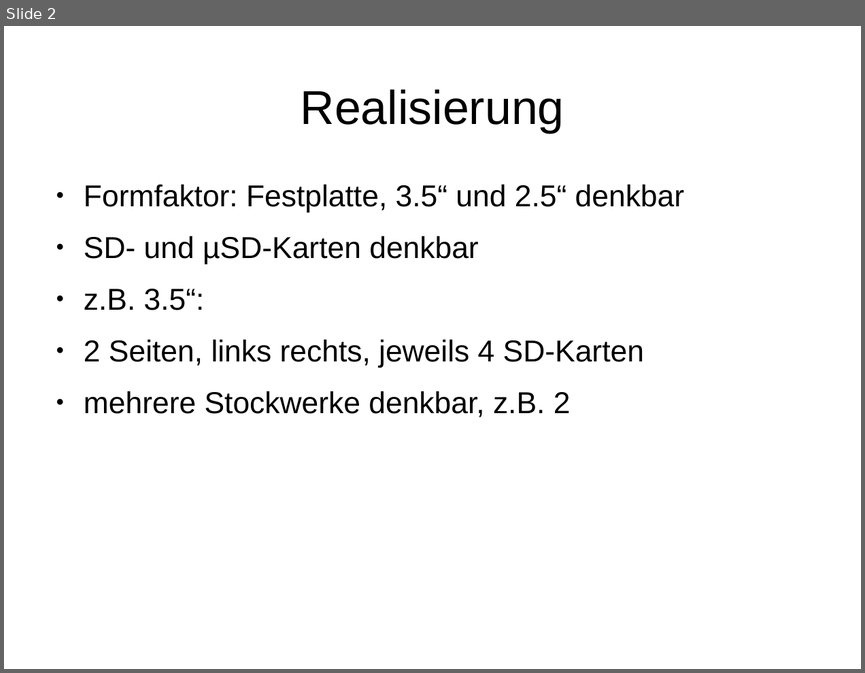
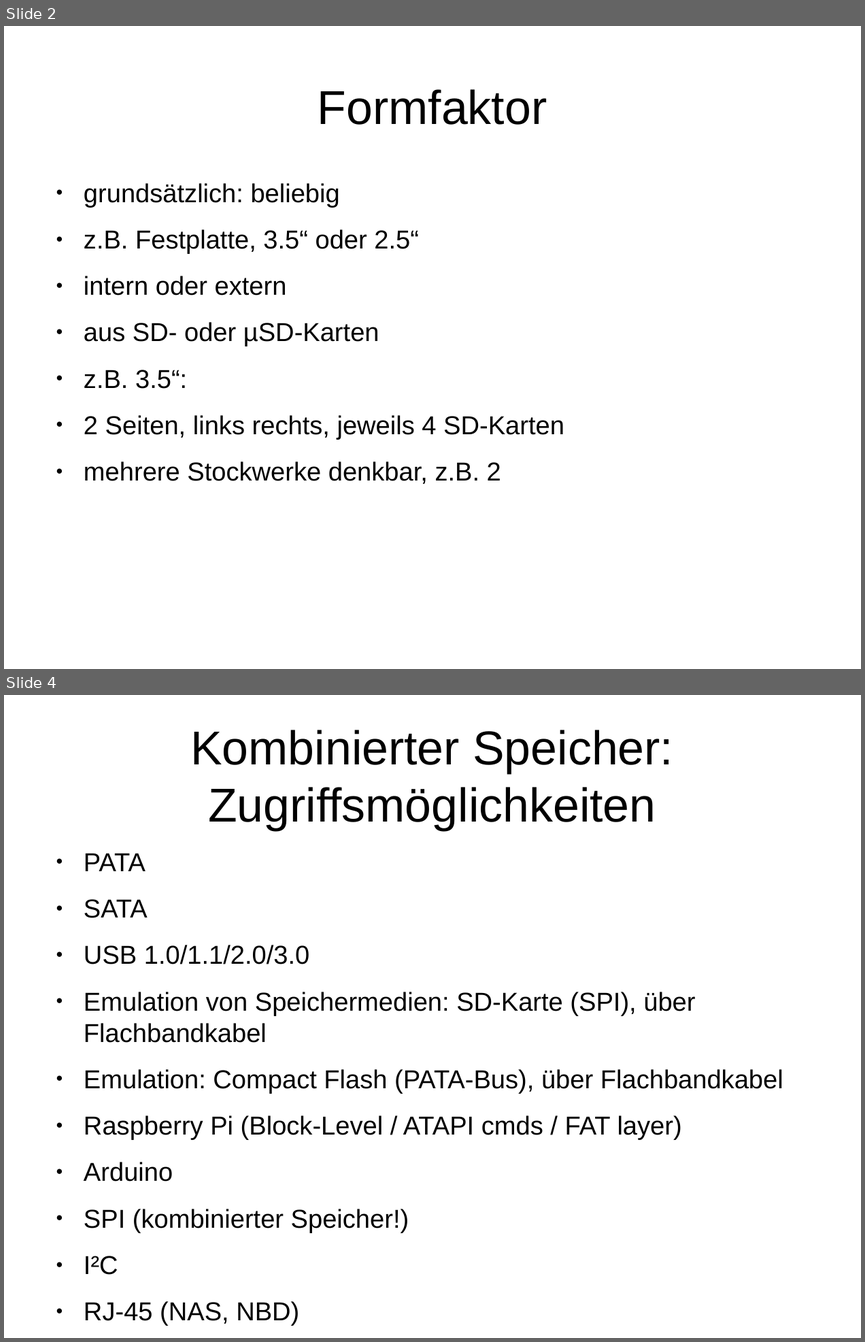
Before and after one commit to matthiasbock/OpenFlashDrive, a slide deck: SD card drive.odp. Shown one above the other, each under a label of ours: slide 2 before the commit, slides 2 and 4 after it; the slides between them are not shown. The pictures are 865x673 and 865x1342 pixels, drawn with LibreOffice and Linux fonts; fonts in the diff are those of the drawing. Boxes give left, top, right and bottom in pixels: in the first picture for what was removed or moved away, otherwise in the second. Text is boxed around its words. In the diff, an @@ line names an element or a change of style, - is before the commit and + after.

```diff
--- a/SD card drive.odp
+++ b/SD card drive.odp
@@ slide 4 added at (4,695,861,1338), background #FFFFFF @@
@@ title added at (190,730,673,830), 44 pt, text #000000 @@
+Kombinierter Speicher: Zugriffsmöglichkeiten
@@ text added at (84,853,783,1325), 24.1 pt, text #000000 @@
+● PATA
+● SATA
+● USB 1.0/1.1/2.0/3.0
+● Emulation von Speichermedien: SD-Karte (SPI), über Flachbandkabel
+● Emulation: Compact Flash (PATA-Bus), über Flachbandkabel
+● Raspberry Pi (Block-Level / ATAPI cmds / FAT layer)
+● Arduino
+● SPI (kombinierter Speicher!)
+● I²C
+● RJ-45 (NAS, NBD)
+● FiberChannel
@@ slide 2 changed as well @@
@@ title at (317,89,547,125): text changed @@
-Realisierung
+Formfaktor
@@ text at (84,183,419,346): text changed; size 28 to 24 pt @@
-● Formfaktor: Festplatte, 3.5“ und 2.5“ denkbar
-● SD- und µSD-Karten denkbar
+● grundsätzlich: beliebig
+● z.B. Festplatte, 3.5“ oder 2.5“
+● intern oder extern
+● aus SD- oder µSD-Karten
@@ text at (84,369,564,484): size 28 to 24 pt in "z.B. 3.5“:", "2 Seiten, links rechts, jeweils 4 SD-Karten", "mehrere Stockwerke denkbar, z.B. 2" @@
```
Also in this commit, not shown: 1 other slide changed, 2 other slides added, 1 slide removed, 1 other file.
